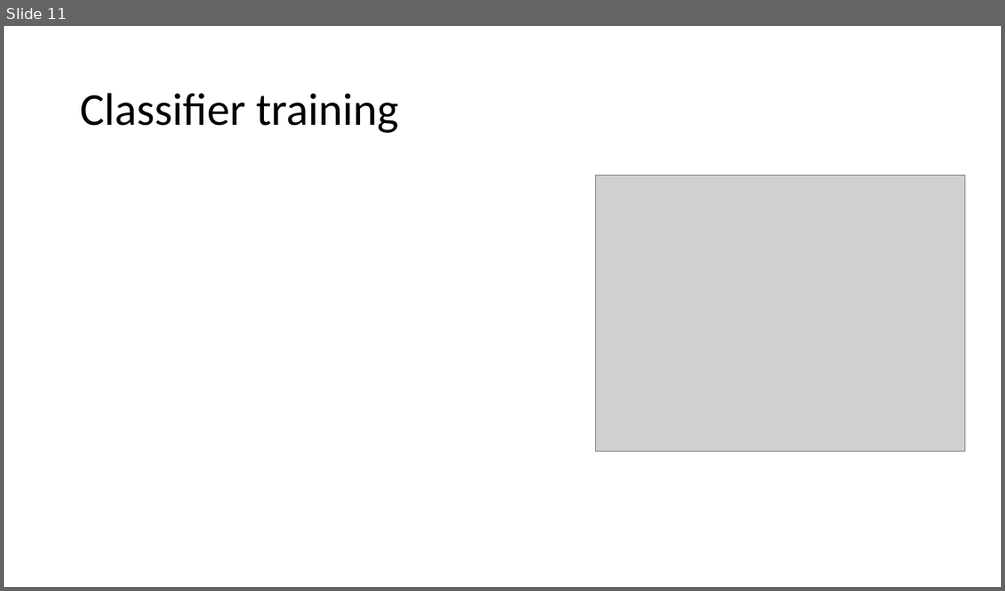
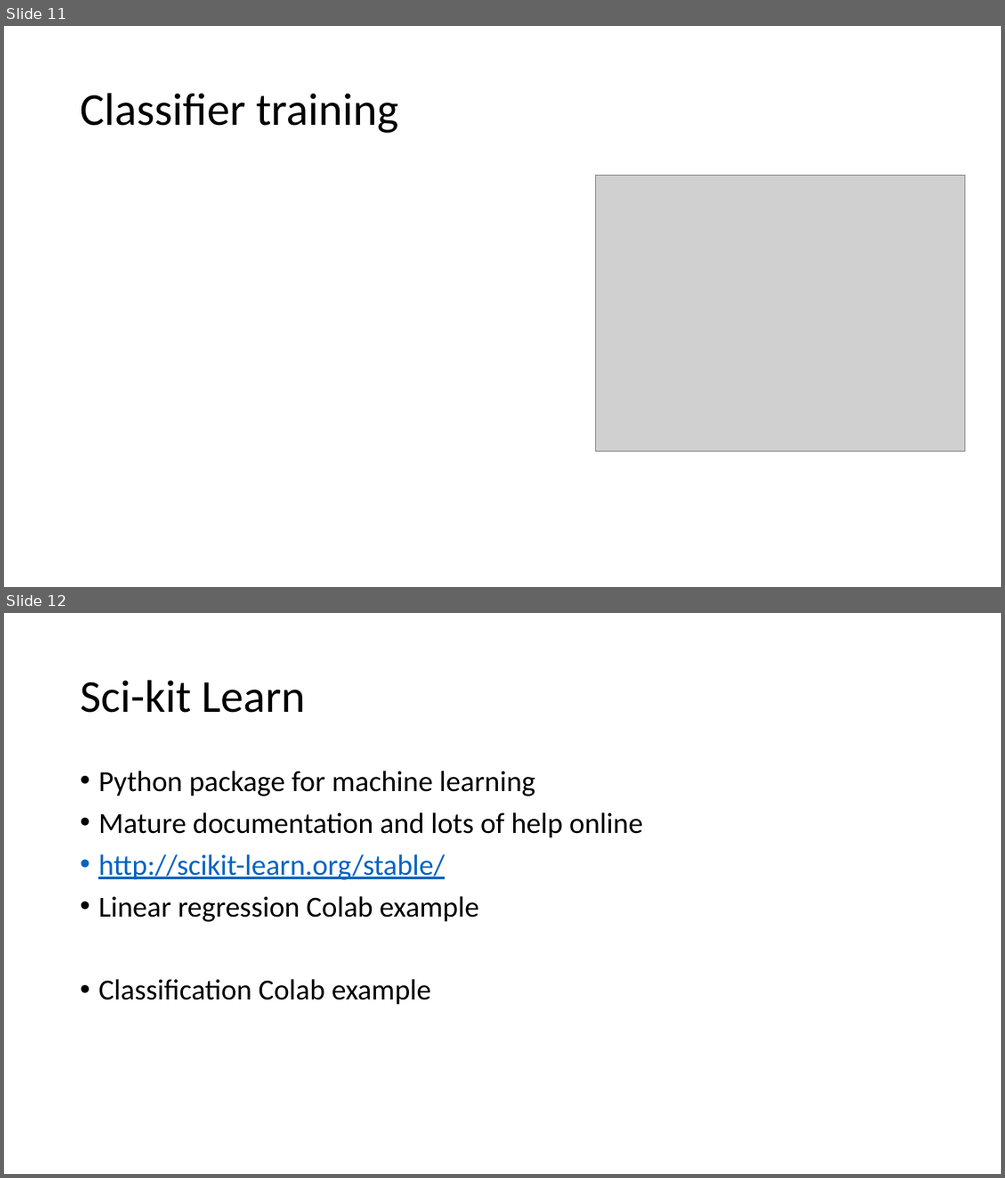
Before and after one commit to fborrasumh/intro, a slide deck: 2 - Types of ML/Types of ML.pptx. Shown one above the other, each under a label of ours: slide 11 before the commit, slides 11 and 12 after it. The pictures are 1005x591 and 1005x1178 pixels, drawn with LibreOffice and Linux fonts; fonts in the diff are those of the drawing; grey boxes stand for pictures. Boxes give left, top, right and bottom in pixels: in the first picture for what was removed or moved away, otherwise in the second. Text is boxed around its words. In the diff, an @@ line names an element or a change of style, - is before the commit and + after.

Commit message:
added classification files

```diff
--- a/2 - Types of ML/Types of ML.pptx
+++ b/2 - Types of ML/Types of ML.pptx
@@ slide 12 added at box(4, 613, 1001, 1174), background #FFFFFF @@
@@ title added at box(80, 680, 305, 713), 44 pt, text #000000 @@
+Sci-kit Learn
@@ text added at box(98, 771, 643, 1005), 28 pt, text #000000 @@
+• Python package for machine learning
+• Mature documentation and lots of help online
+• http://scikit-learn.org/stable/
+• Linear regression Colab example
+• Classification Colab example
```
Also in this commit, not shown: 2 other files.
